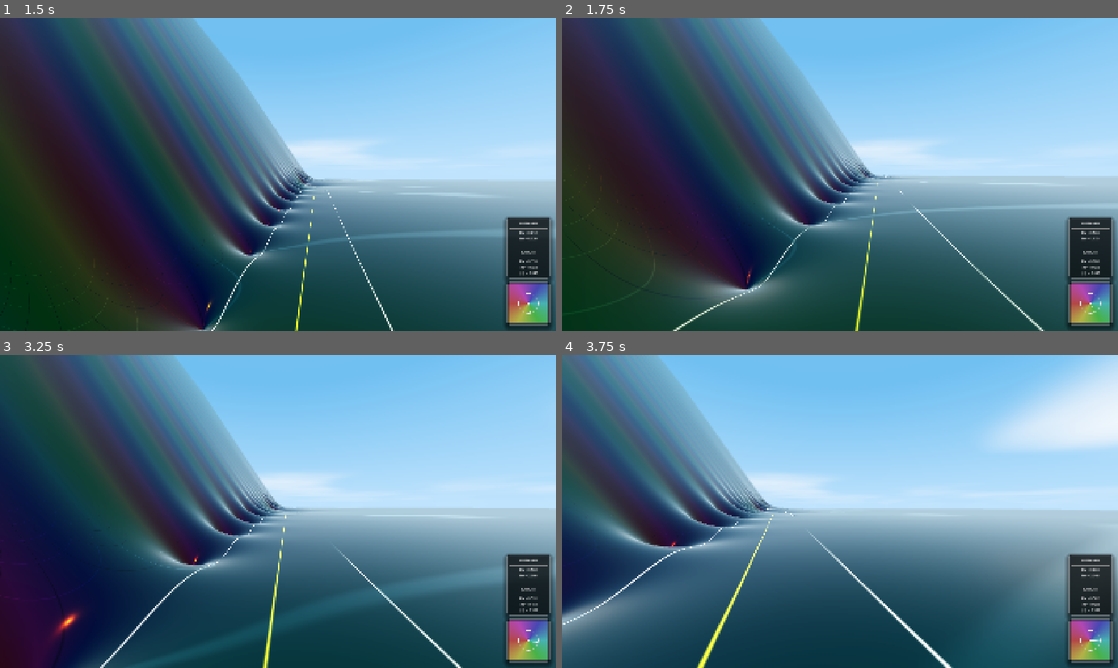
Above: before the commit, frames 1-4 (two rows, left to right).
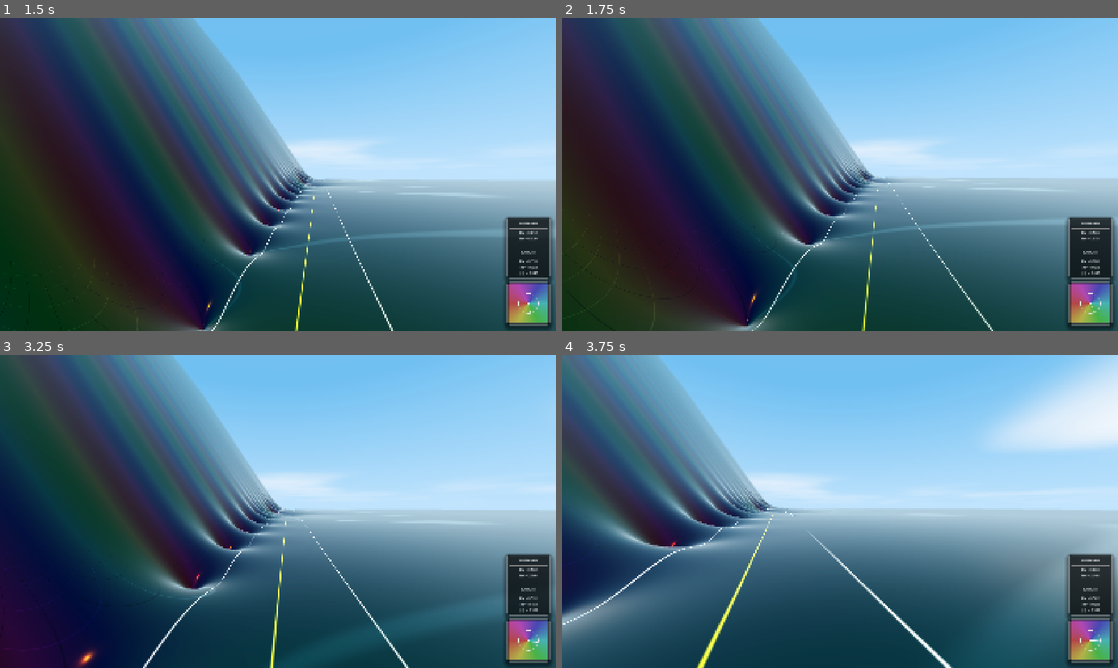
Above: after the commit, the same moments.

Repository: allanino/complex-functions-explorer
Game: Godot game, scene res://scenes/main.tscn
Same seed, same stepped clock (60 frames per second), same inputs: the game is played once before the commit and once after it.
Inputs (mouse positions are in pixels of both pictures, inside the frame that each line leads up to):
- Up to frame 1 (1.5 s): tap Enter at 0.5 s; move the mouse to (305, 174) at 0.52 s; hold Space 0.53-1.28 s; hold W (move_forward) from 0.53 s (still down); move the mouse to (250, 174) at 1.27 s; tap G at 1.35 s
- Up to frame 2 (1.75 s): keep holding W (move_forward); tap Space at 1.52, 1.55 s
- Up to frame 3 (3.25 s): keep holding W (move_forward); tap Space at 1.82, 3.02, 3.05 s; move the mouse to (289, 505) at 2.02 s; hold Space 2.03-2.78 s; tap N at 2.1 s; move the mouse to (272, 517) at 2.77 s; tap C at 2.85 s
- Up to frame 4 (3.75 s): keep holding W (move_forward); tap Space at 3.32 s; move the mouse to (878, 514) at 3.52 s; hold Shift from 3.53 s (still down)

Frame 1 is identical in both runs. In frame 2, 11% of the frame differs, in the area x 0-100%, y 0-100%; in frame 3, 9.7%; in frame 4, nothing differs.

Commit message:
Scale height offset with speed

Diff:
--- a/scripts/player_controller.gd
+++ b/scripts/player_controller.gd
@@ -103,12 +103,12 @@
 		space_held_time += delta
 		if space_held_time > DOUBLE_PRESS_TIME:
 			is_resetting_height = false
-			height_offset += 10.0 * delta
+			height_offset += delta * current_speed
 	else:
 		space_held_time = 0.0
 
 	if is_resetting_height:
-		height_offset = move_toward(height_offset, 0.0, 20.0 * delta)
+		height_offset = move_toward(height_offset, 0.0, delta * current_speed)
 		if height_offset <= 0.0:
 			is_resetting_height = false
 
